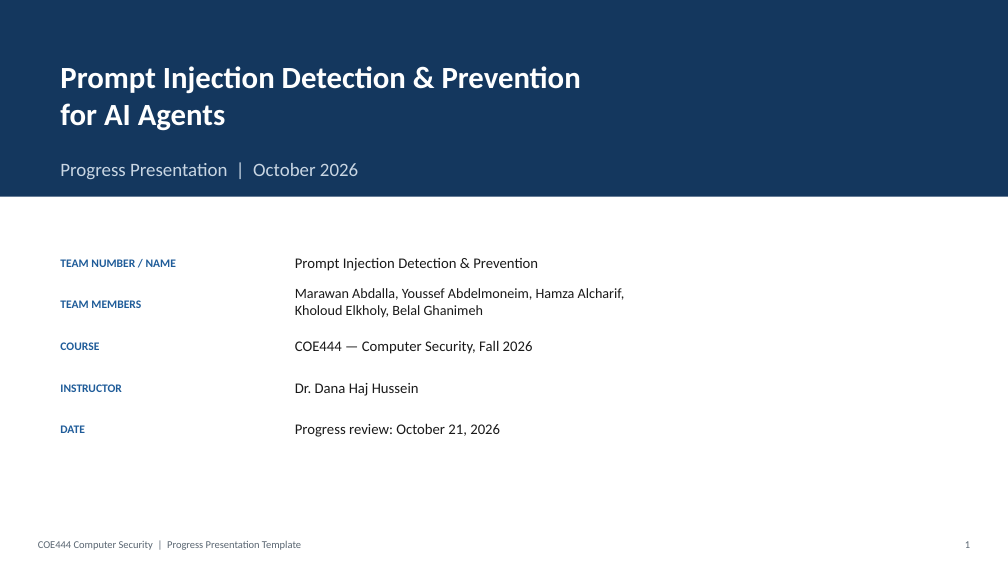
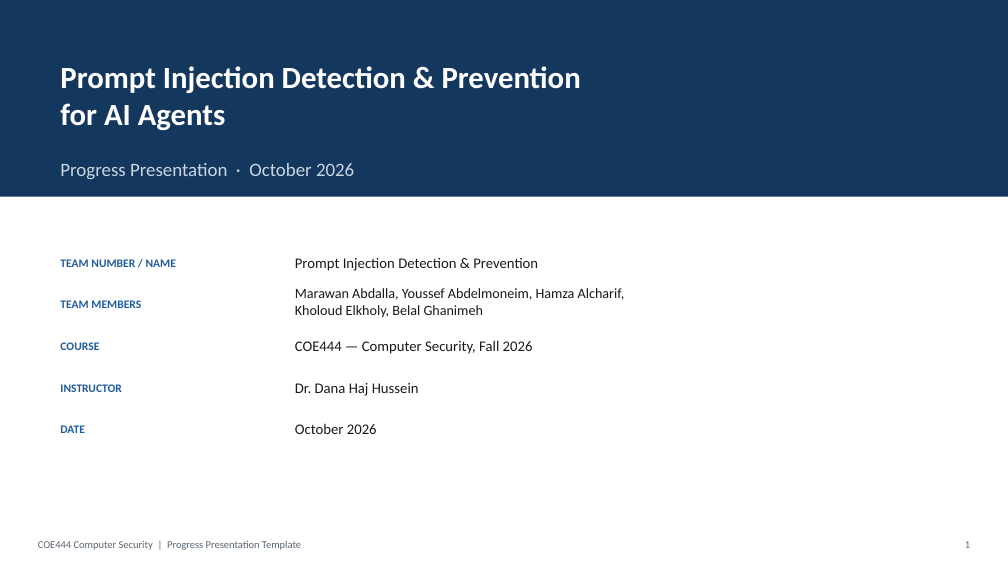
Before and after one commit to YYYoussef-Abdelmoneim/coe444-prompt-injection, a slide deck: slide 1 of docs/presentation/COE444_Progress_Report_Final.pptx. Drawn at 1008x567 pixels with LibreOffice and Linux fonts; fonts in the diff are those of the drawing. Boxes give left, top, right and bottom in pixels: in the first picture for what was removed or moved away, otherwise in the second. Text is boxed around its words. In the diff, an @@ line names an element or a change of style, - is before the commit and + after.

```diff
--- a/docs/presentation/COE444_Progress_Report_Final.pptx
+++ b/docs/presentation/COE444_Progress_Report_Final.pptx
@@ text at <box>60,163,354,179</box>: text changed @@
-Progress Presentation | October 2026
+Progress Presentation · October 2026
@@ text at <box>295,424,377,434</box>: text changed @@
-Progress review: October 21, 2026
+October 2026
```
Also in this commit, not shown: 4 other slides changed.
